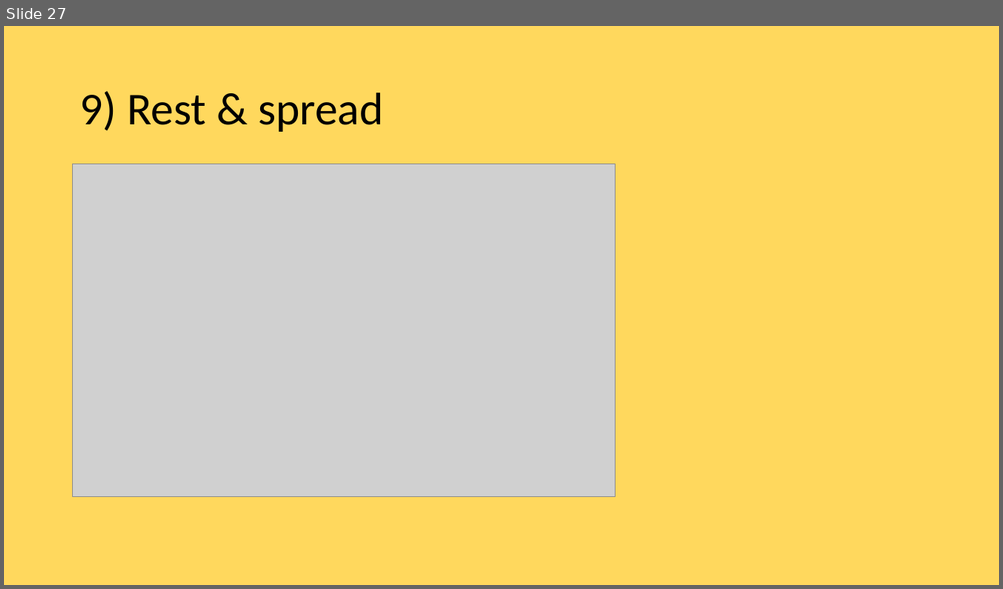
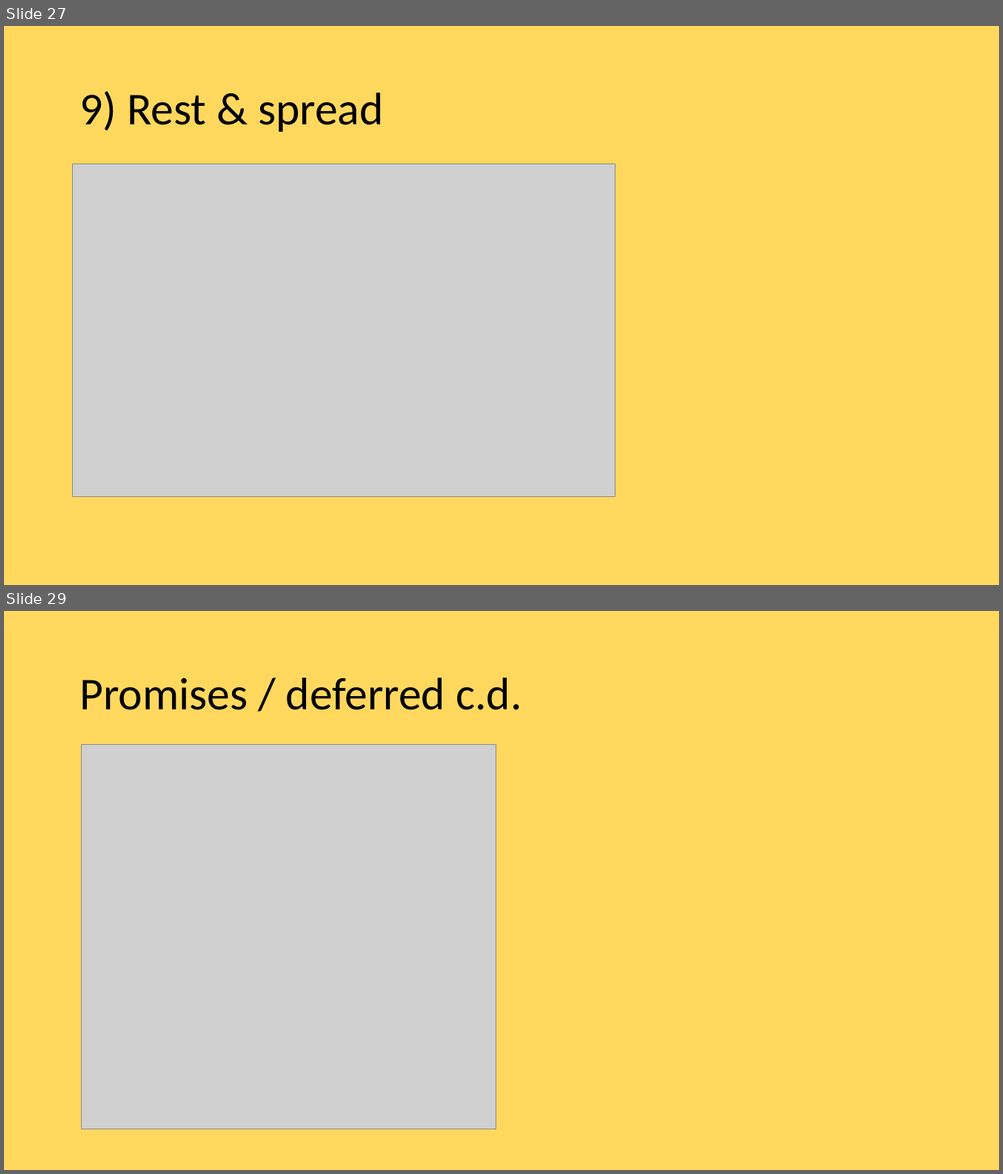
Before and after one commit to hubertzubtt/es6meetjs, a slide deck: prez.pptx. Shown one above the other, each under a label of ours: slide 27 before the commit, slides 27 and 29 after it; the slides between them are not shown. The pictures are 1003x589 and 1003x1174 pixels, drawn with LibreOffice and Linux fonts; fonts in the diff are those of the drawing; grey boxes stand for pictures. Boxes give left, top, right and bottom in pixels: in the first picture for what was removed or moved away, otherwise in the second. Text is boxed around its words. In the diff, an @@ line names an element or a change of style, - is before the commit and + after.

```diff
--- a/prez.pptx
+++ b/prez.pptx
@@ slide 29 added at bbox=[4, 611, 999, 1170], background #FFD85D @@
@@ title added at bbox=[79, 678, 521, 710], 44 pt, text #000000 @@
+Promises / deferred c.d.
@@ picture added at bbox=[82, 744, 495, 1130] @@
```
Also in this commit, not shown: 6 other slides added, 6 slides removed, 6 other files.
